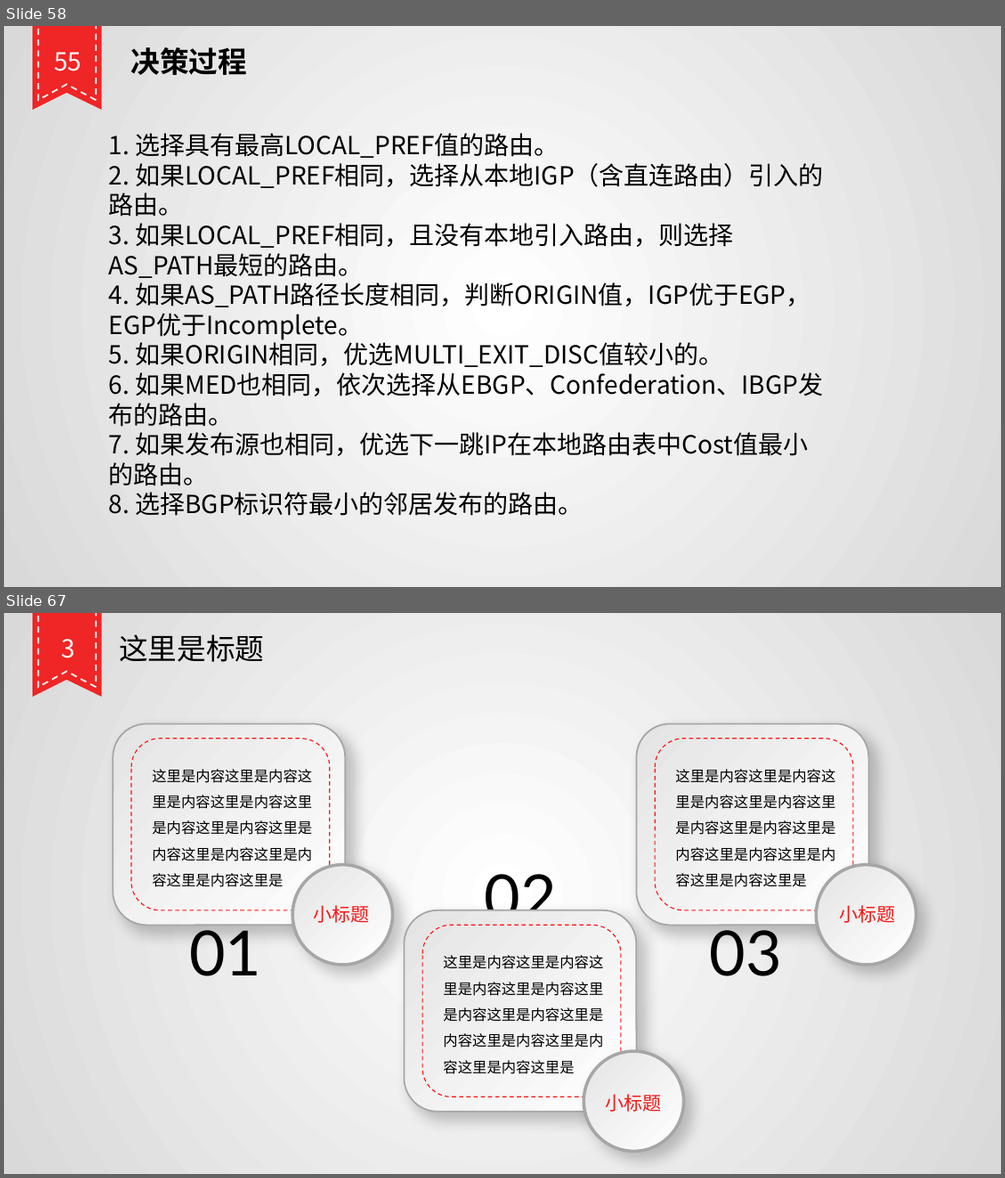
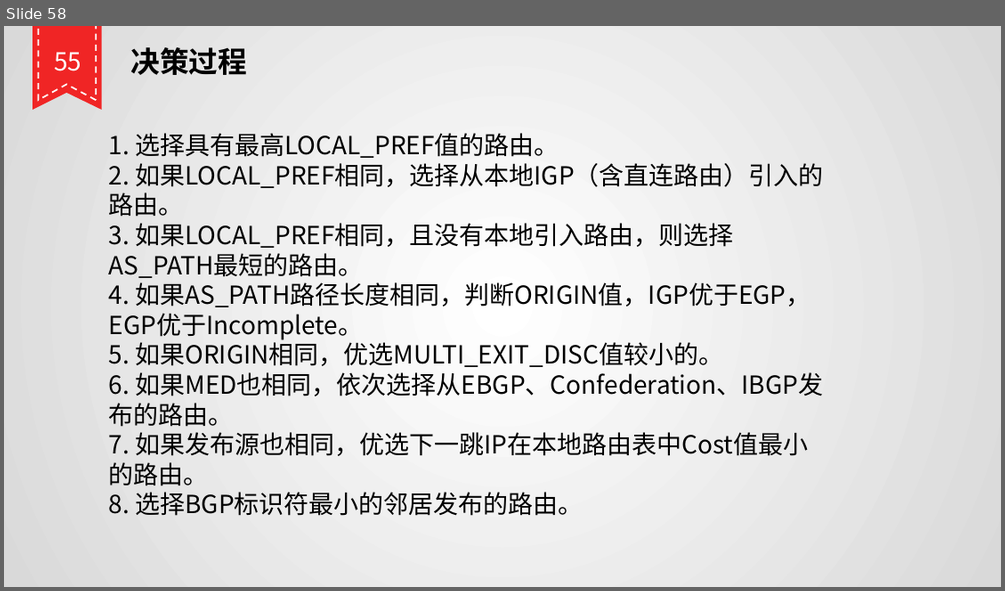
Before and after one commit to wanhl1990/bgp, a slide deck: BGP协议基础篇.pptx. Shown one above the other, each under a label of ours: slides 58 and 67 before the commit, slide 58 after it; the slides between them are not shown. The pictures are 1005x1178 and 1005x591 pixels, drawn with LibreOffice and Linux fonts; fonts in the diff are those of the drawing. Boxes give left, top, right and bottom in pixels: in the first picture for what was removed or moved away, otherwise in the second. Text is boxed around its words. In the diff, an @@ line names an element or a change of style, - is before the commit and + after.

```diff
--- a/BGP协议基础篇.pptx
+++ b/BGP协议基础篇.pptx
@@ slide 67 removed at (4, 613, 1001, 1174), background gradient #CCE8CF to #9FD4A5 @@
@@ freeform shape removed at (32, 613, 101, 697) @@
@@ freeform shape removed at (39, 613, 96, 687) @@
@@ text removed at (61, 639, 75, 658) @@
-3
@@ text removed at (119, 634, 264, 662) @@
-这里是标题
@@ rounded rectangle removed at (113, 723, 346, 925) @@
@@ rounded rectangle removed at (131, 738, 329, 910) @@
@@ rounded rectangle removed at (637, 723, 869, 925) @@
@@ rounded rectangle removed at (655, 738, 853, 910) @@
@@ text removed at (152, 769, 312, 887) @@
-这里是内容这里是内容这里是内容这里是内容这里是内容这里是内容这里是内容这里是内容这里是内容这里是内容这里是
@@ text removed at (675, 769, 835, 887) @@
-这里是内容这里是内容这里是内容这里是内容这里是内容这里是内容这里是内容这里是内容这里是内容这里是内容这里是
@@ ellipse removed at (292, 864, 393, 965) @@
@@ text removed at (485, 874, 557, 925) @@
-02
@@ ellipse removed at (816, 864, 916, 965) @@
@@ text removed at (314, 905, 370, 923) @@
-小标题
@@ text removed at (839, 905, 895, 923) @@
-小标题
@@ text removed at (189, 924, 261, 976) @@
-01
@@ rounded rectangle removed at (404, 910, 637, 1111) @@
@@ rounded rectangle removed at (423, 925, 621, 1097) @@
@@ text removed at (710, 924, 782, 976) @@
-03
@@ text removed at (443, 955, 603, 1074) @@
-这里是内容这里是内容这里是内容这里是内容这里是内容这里是内容这里是内容这里是内容这里是内容这里是内容这里是
@@ ellipse removed at (583, 1051, 684, 1151) @@
@@ text removed at (605, 1094, 661, 1111) @@
-小标题
```
Also in this commit, not shown: 5 slides changed, 4 slides added, 12 other slides removed.
